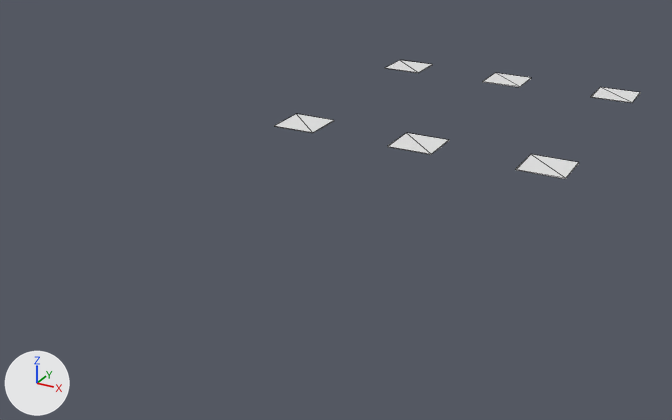
Renders of the OBJ model Games/GuruttoWorld/Assets/Models/GuidanceLab/City5A/Baked/Block-1-6.obj from each side of a commit.
Rendered twice from a 50 mm camera at (7.99, 22.59, 8.09) aimed at (-1.0, 38.94, -0.09). Arrows for +X, +Y and +Z are at lower left; the lights stay in place. The first picture is the older version. Mesh edges are drawn as thin lines. Materials are left out; every surface is plain grey. Where no turn or scale is listed for an object, it has been applied to the vertices.

Objects in the first picture: 'Block-1-6'.
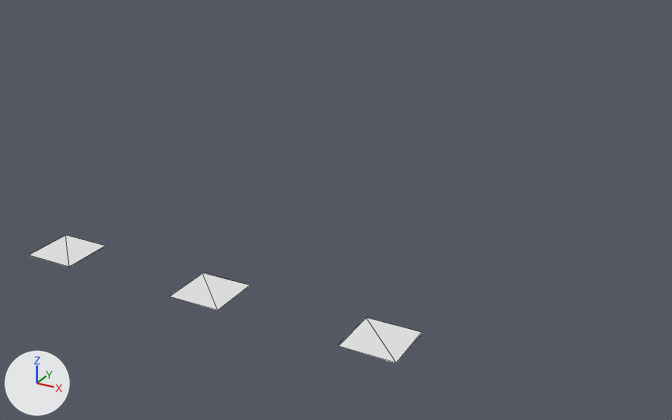
Where the change shows, as pixel boxes [x1, y1, x2, y2] in the pictures (672 x 420 px; the box of a moved part takes in the faces that stretch with it):
'Block-1-6', reshaped (7% wider, 7% taller): before [274, 60, 641, 179]; after [29, 235, 423, 363]
part 1 of me_block_1_6, moved or reshaped: before [274, 114, 334, 133]; after [29, 235, 105, 267]
part 2 of me_block_1_6, moved or reshaped: before [388, 133, 449, 154]; after [169, 273, 250, 310]
part 3 of me_block_1_6, moved or reshaped: before [516, 154, 579, 179]; after [338, 318, 423, 363]
part 4 of me_block_1_6, deleted: before [385, 60, 433, 73]
part 5 of me_block_1_6, deleted: before [591, 87, 641, 103]
part 6 of me_block_1_6, deleted: before [482, 73, 531, 87]

Diff of the bpy script that builds the scene:
```diff
--- a/Games/GuruttoWorld/Assets/Models/GuidanceLab/City5A/Baked/Block-1-6.obj.py
+++ b/Games/GuruttoWorld/Assets/Models/GuidanceLab/City5A/Baked/Block-1-6.obj.py
@@ me_block_1_6 @@
 # used by ob_block_1_6; location = (0.0, 0.0, 0.0)
-me_block_1_6.from_pydata(...)  # 48 vertices, 36 faces; spans x -3.54..3.54, y 40.46..47.54, z 0.99
+me_block_1_6.from_pydata(...)  # 24 vertices, 18 faces; spans x -3.46..3.46, y 32.54..33.46, z 1.01
+# me_block_1_6 part 1: the loose piece of 8 vertices spanning x -3.54..-2.46, y 40.46..41.54, z 0.99 is scaled about its middle by (0.857, 0.857, 0), then moved by (0.0, -8.0, 0.02)
+# me_block_1_6 part 2: the loose piece of 8 vertices spanning x -0.54..0.54, y 40.46..41.54, z 0.99 is scaled about its middle by (0.857, 0.857, 0), then moved by (0.0, -8.0, 0.02)
+# me_block_1_6 part 3: the loose piece of 8 vertices spanning x 2.46..3.54, y 40.46..41.54, z 0.99 is scaled about its middle by (0.857, 0.857, 0), then moved by (0.0, -8.0, 0.02)
+# me_block_1_6 part 4: the loose piece of 8 vertices spanning x -3.54..-2.46, y 46.46..47.54, z 0.99 is deleted
+# me_block_1_6 part 5: the loose piece of 8 vertices spanning x 2.46..3.54, y 46.46..47.54, z 0.99 is deleted
+# me_block_1_6 part 6: the loose piece of 8 vertices spanning x -0.54..0.54, y 46.46..47.54, z 0.99 is deleted
```
